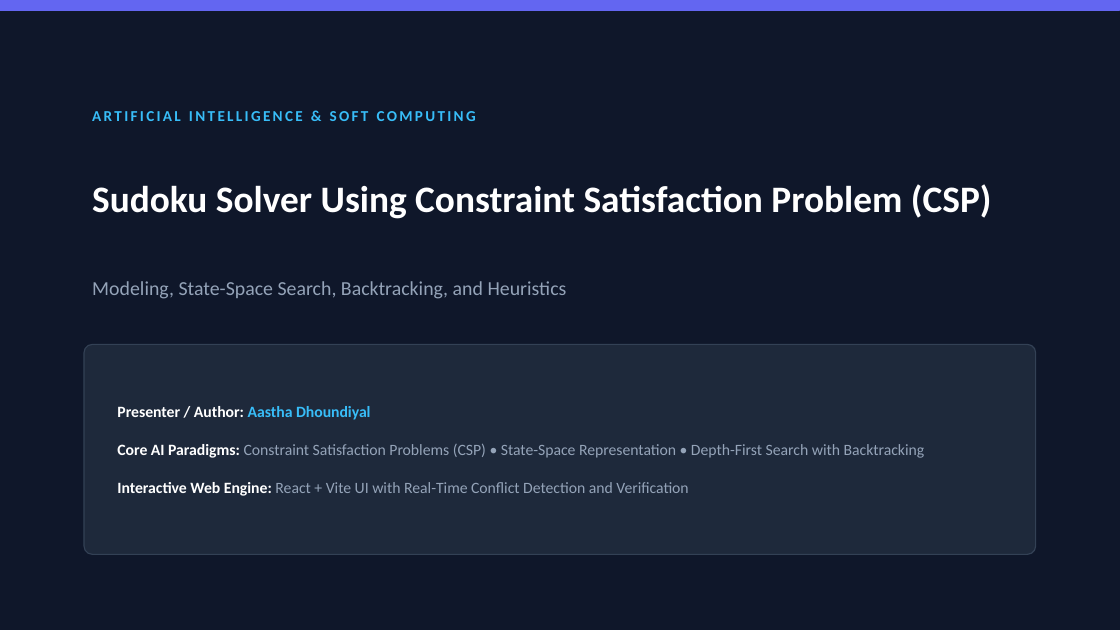
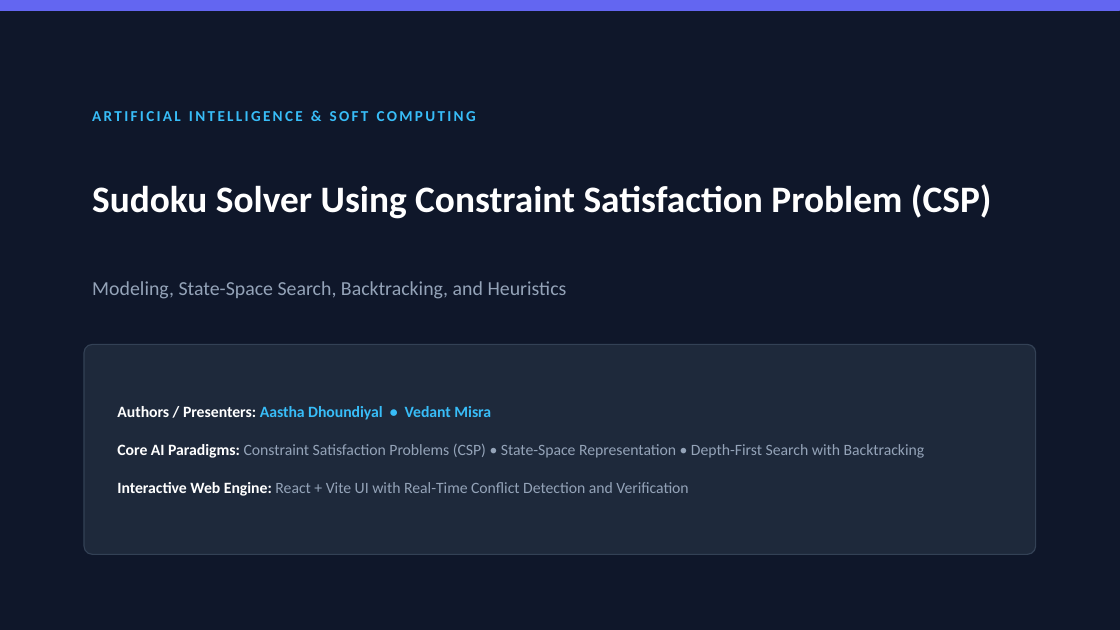
Before and after one commit to aasthadhoundiyal/Sudoku-solver, a slide deck: slide 1 of Sudoku_CSP_Presentation.pptx. Drawn at 1120x630 pixels with LibreOffice and Linux fonts; fonts in the diff are those of the drawing. Boxes give left, top, right and bottom in pixels: in the first picture for what was removed or moved away, otherwise in the second. Text is boxed around its words. In the diff, an @@ line names an element or a change of style, - is before the commit and + after.

Commit message:
Include Vedant Misra as co-author on presentation title and guide

```diff
--- a/Sudoku_CSP_Presentation.pptx
+++ b/Sudoku_CSP_Presentation.pptx
@@ text at (117,406,925,496): text changed @@
-Presenter / Author: Aastha Dhoundiyal
-Core AI Paradigms: Constraint Satisfaction Problems (CSP) • State-Space Representation • Depth-First Search with Backtracking
-Interactive Web Engine: React + Vite UI with Real-Time Conflict Detection and Verification
+Authors / Presenters: Aastha Dhoundiyal • Vedant Misra
+Core AI Paradigms: Constraint Satisfaction Problems (CSP) • State-Space Representation • Depth-First Search with Backtracking
+Interactive Web Engine: React + Vite UI with Real-Time Conflict Detection and Verification
```
Also in this commit, not shown: 1 other file.
